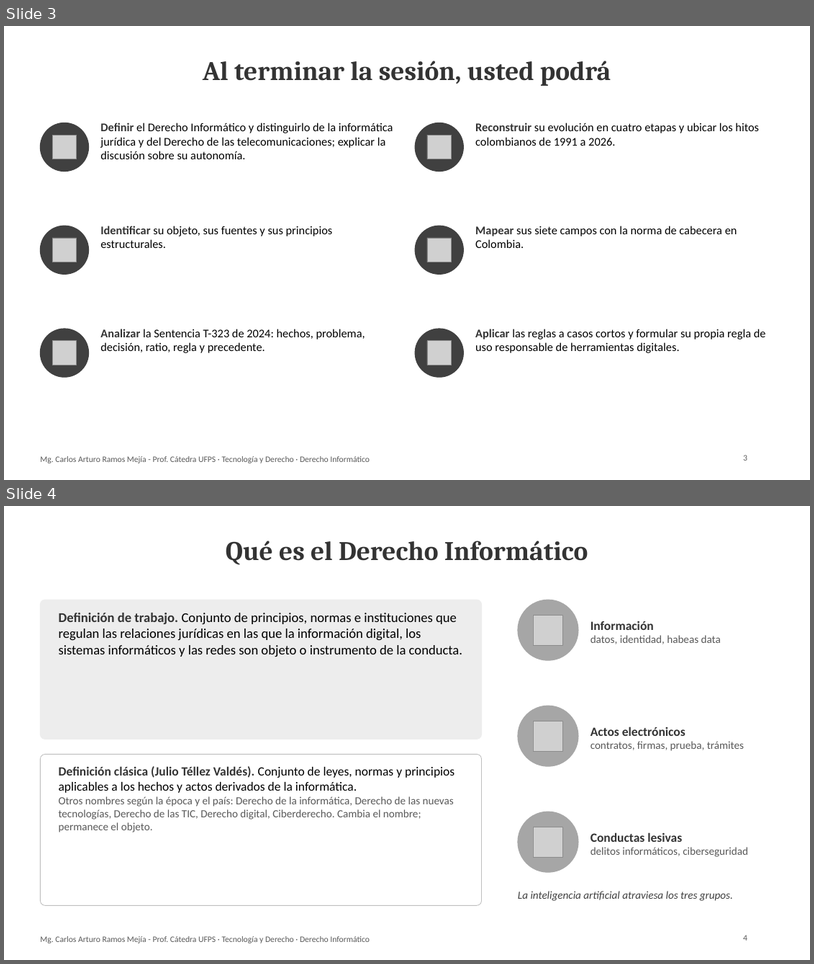
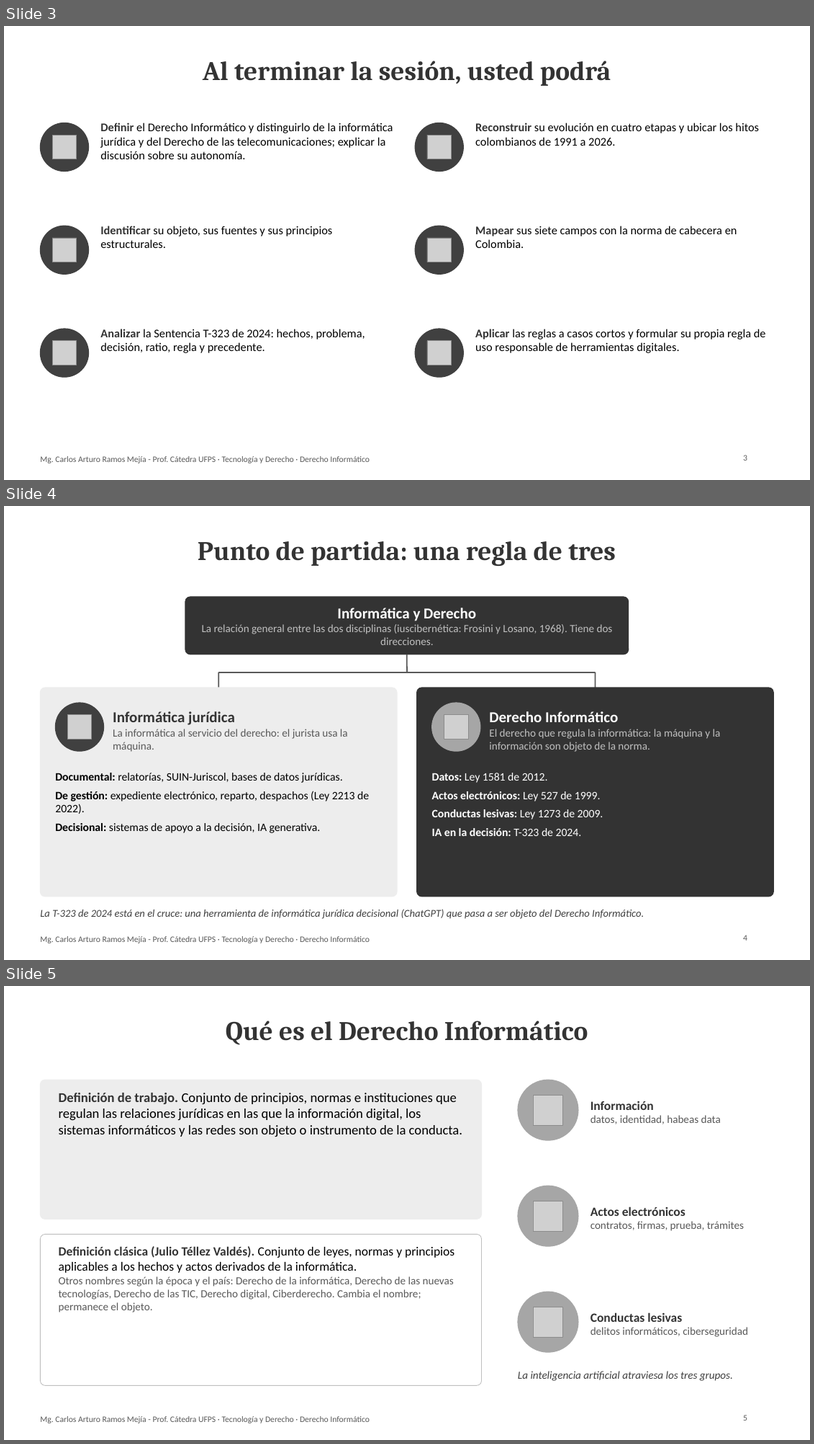
Before and after one commit to Arturoramos22/Arturoramos22, a slide deck: clase-derecho-informatico/DIAPOSITIVAS.pptx. Shown one above the other, each under a label of ours: slides 3 and 4 before the commit, slides 3, 4 and 5 after it. The pictures are 814x964 and 814x1444 pixels, drawn with LibreOffice and Linux fonts; fonts in the diff are those of the drawing; grey boxes stand for pictures. Boxes give left, top, right and bottom in pixels: in the first picture for what was removed or moved away, otherwise in the second. Text is boxed around its words. In the diff, an @@ line names an element or a change of style, - is before the commit and + after.

```diff
--- a/clase-derecho-informatico/DIAPOSITIVAS.pptx
+++ b/clase-derecho-informatico/DIAPOSITIVAS.pptx
@@ slide 4 added at <box>4,506,810,960</box>, background #FFFFFF; not listed: 1 template element that a slide beside it also shows @@
@@ title added at <box>198,541,616,566</box>, 32 pt, text #333333, bold @@
+Punto de partida: una regla de tres
@@ rounded rectangle added at <box>185,597,629,654</box>, fill #333333, outline #333333 1 pt @@
@@ text added at <box>202,608,613,645</box>, 13 pt, text #BFBFBF @@
+Informática y Derecho
+La relación general entre las dos disciplinas (iuscibernética: Frosini y Losano, 1968). Tiene dos direcciones.
@@ line added from (407, 654) to (407, 672), #595959 1.5 pt @@
@@ line added from (219, 672) to (596, 672), #595959 1.5 pt @@
@@ line added from (219, 672) to (219, 687), #595959 1.5 pt @@
@@ line added from (596, 672) to (596, 687), #595959 1.5 pt @@
@@ rounded rectangle added at <box>40,687,397,896</box>, fill #EDEDED, outline #EDEDED 1 pt @@
@@ rounded rectangle added at <box>417,687,774,896</box>, fill #333333, outline #333333 1 pt @@
@@ ellipse added at <box>55,703,104,751</box>, fill #404040, outline #404040 1 pt @@
@@ picture added at <box>67,715,92,739</box> @@
@@ text added at <box>113,711,348,752</box>, 13 pt, text #595959 @@
+Informática jurídica
+La informática al servicio del derecho: el jurista usa la máquina.
@@ ellipse added at <box>432,703,481,751</box>, fill #A6A6A6, outline #A6A6A6 1 pt @@
@@ picture added at <box>445,715,468,739</box> @@
@@ text added at <box>489,711,721,752</box>, 13 pt, text #BFBFBF @@
+Derecho Informático
+El derecho que regula la informática: la máquina y la información son objeto de la norma.
@@ text added at <box>55,772,369,833</box>, 13.5 pt, text #000000 @@
+Documental: relatorías, SUIN-Juriscol, bases de datos jurídicas.
+De gestión: expediente electrónico, reparto, despachos (Ley 2213 de 2022).
+Decisional: sistemas de apoyo a la decisión, IA generativa.
@@ text added at <box>432,772,601,836</box>, 13.5 pt, text #FFFFFF, bold @@
+Datos: Ley 1581 de 2012.
+Actos electrónicos: Ley 527 de 1999.
+Conductas lesivas: Ley 1273 de 2009.
+IA en la decisión: T-323 de 2024.
@@ text added at <box>40,908,644,919</box>, 12.5 pt, text #404040, italic @@
+La T-323 de 2024 está en el cruce: una herramienta de informática jurídica decisional (ChatGPT) que pasa a ser objeto del Derecho Informático.
@@ page number added at <box>743,934,748,940</box>, 10 pt, text #595959 @@
+4
@@ what was slide 4 is now slide 5 @@
@@ page number at <box>743,1414,748,1420</box>: text changed @@
-4
+5
```
Also in this commit, not shown: 7 other files.
